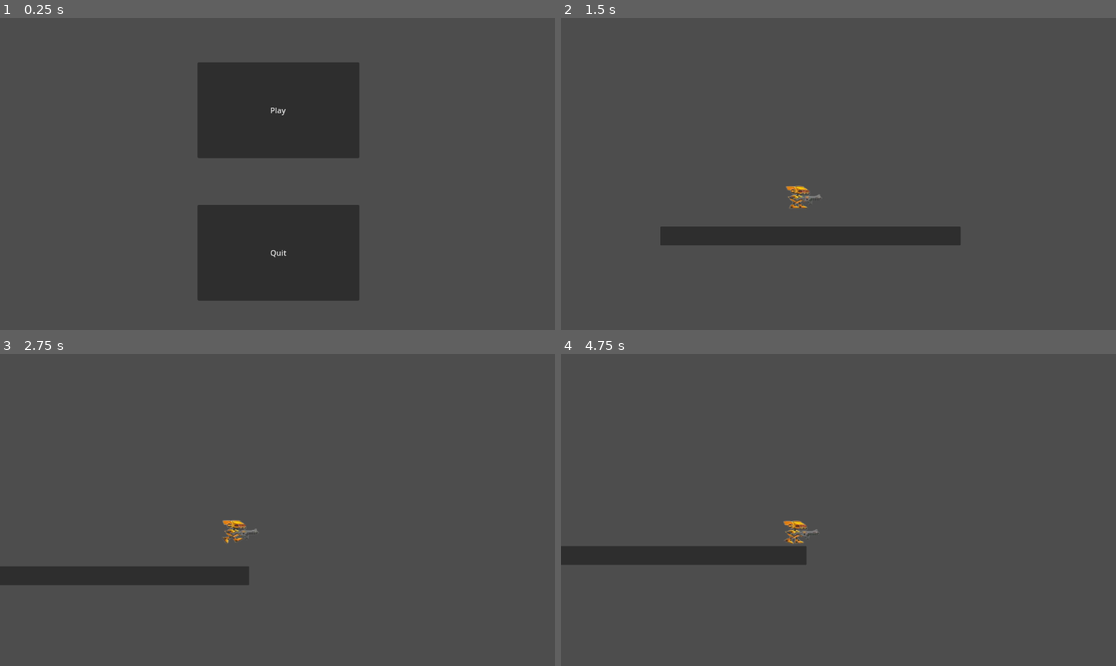
Above: before the commit, frames 1-4 (two rows, left to right).
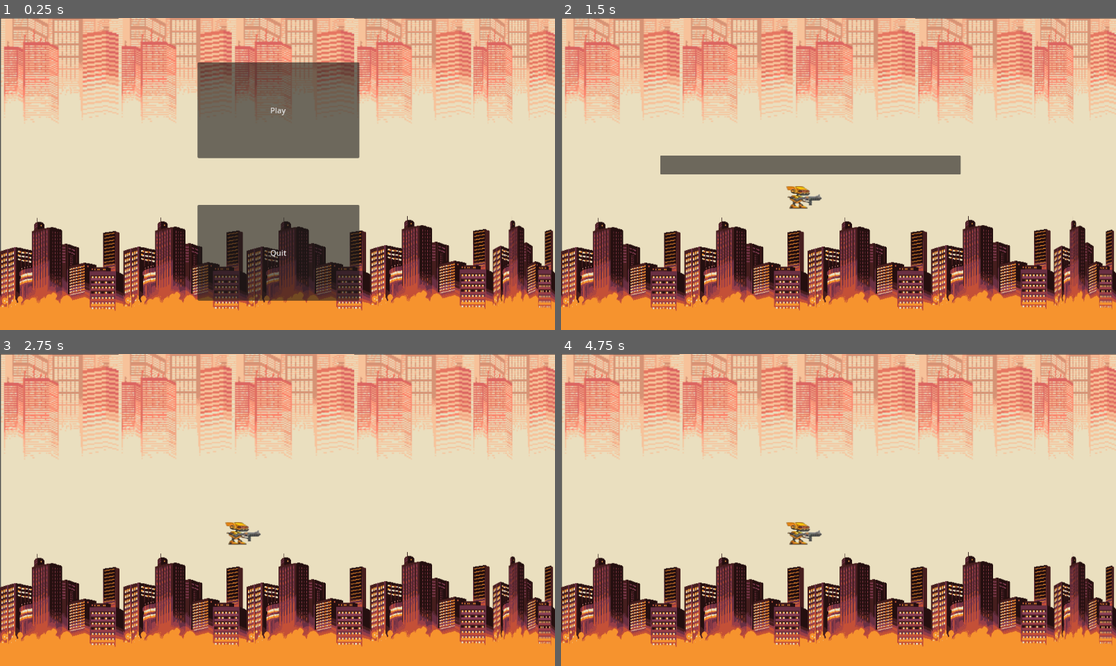
Above: after the commit, the same moments.

Repository: PatelSiddhManojkumar/Cybrog
Game: Godot game, scene res://main.tscn
The game is run twice, just before and just after one commit, with the same random seed, the same clock (stepped at 60 frames per second) and the same inputs.
Inputs:
- Up to frame 1 (0.25 s): no input
- Up to frame 2 (1.5 s): click "Play" at 0.5 s; tap Enter (ui_accept) at 1.25 s; hold Right (ui_right) from 1.28 s (still down)
- Up to frame 3 (2.75 s): keep holding Right (ui_right); tap Enter (ui_accept) at 1.52, 2.27 s
- Up to frame 4 (4.75 s): release Right (ui_right) at 2.78 s; hold Left (ui_left) 2.78-3.53 s; hold Right (ui_right) from 3.53 s (still down); tap Enter (ui_accept) at 3.77, 4.52 s

The runs differ from the first frame. In frame 1, 98% of the frame differs, in the area x 0-100%, y 0-100%; in frame 2, 99%; in frame 3, 100%; in frame 4, 100%.

Commit message:
pahele thi badhu banayu

Diff:
--- /dev/null
+++ b/BG.gd
@@ -0,0 +1,6 @@
+extends ParallaxBackground
+
+var scrolling_speed =100
+
+func _process(delta):
+	scroll_offset.x -= scrolling_speed*delta
--- /dev/null
+++ b/BG.tscn
@@ -0,0 +1,62 @@
+[gd_scene load_steps=4 format=3 uid="uid://re0hhfw05ivg"]
+
+[ext_resource type="Script" path="res://BG.gd" id="1_hk1x0"]
+[ext_resource type="Texture2D" uid="uid://djswusq1x1ltc" path="res://back.png" id="1_htn1d"]
+[ext_resource type="Texture2D" uid="uid://bchbc8e2nkpro" path="res://middle.png" id="2_7gy65"]
+
+[node name="BG" type="ParallaxBackground"]
+script = ExtResource("1_hk1x0")
+
+[node name="ParallaxLayer" type="ParallaxLayer" parent="."]
+
+[node name="Back" type="Sprite2D" parent="."]
+position = Vector2(124, 320)
+scale = Vector2(2.17857, 2.34743)
+texture = ExtResource("1_htn1d")
+
+[node name="Back2" type="Sprite2D" parent="."]
+position = Vector2(368, 319)
+scale = Vector2(2.17857, 2.34743)
+texture = ExtResource("1_htn1d")
+
+[node name="Back3" type="Sprite2D" parent="."]
+position = Vector2(608, 319)
+scale = Vector2(2.26786, 2.34743)
+texture = ExtResource("1_htn1d")
+
+[node name="Back4" type="Sprite2D" parent="."]
+position = Vector2(857, 320)
+scale = Vector2(2.17857, 2.34743)
+texture = ExtResource("1_htn1d")
+
+[node name="Back5" type="Sprite2D" parent="."]
+position = Vector2(1065, 320)
+scale = Vector2(1.55357, 2.34743)
+texture = ExtResource("1_htn1d")
+
+[node name="ParallaxLayer2" type="ParallaxLayer" parent="."]
+
+[node name="Middle" type="Sprite2D" parent="."]
+position = Vector2(128, 576)
+scale = Vector2(1, 1.19118)
+texture = ExtResource("2_7gy65")
+
+[node name="Middle2" type="Sprite2D" parent="."]
+position = Vector2(384, 575)
+scale = Vector2(1, 1.19118)
+texture = ExtResource("2_7gy65")
+
+[node name="Middle3" type="Sprite2D" parent="."]
+position = Vector2(640, 575)
+scale = Vector2(1, 1.19118)
+texture = ExtResource("2_7gy65")
+
+[node name="Middle4" type="Sprite2D" parent="."]
+position = Vector2(896, 572)
+scale = Vector2(1, 1.19118)
+texture = ExtResource("2_7gy65")
+
+[node name="Middle5" type="Sprite2D" parent="."]
+position = Vector2(1087.5, 573)
+scale = Vector2(0.503906, 1.19118)
+texture = ExtResource("2_7gy65")
--- a/main.tscn
+++ b/main.tscn
@@ -1,6 +1,7 @@
-[gd_scene load_steps=2 format=3 uid="uid://cvlkirvhjywbu"]
+[gd_scene load_steps=3 format=3 uid="uid://cvlkirvhjywbu"]
 
 [ext_resource type="Script" path="res://Main.gd" id="1_vqw2a"]
+[ext_resource type="PackedScene" uid="uid://re0hhfw05ivg" path="res://BG.tscn" id="2_0sr3x"]
 
 [node name="Main" type="Node2D"]
 script = ExtResource("1_vqw2a")
@@ -19,5 +20,7 @@
 offset_bottom = 587.0
 text = "Quit"
 
+[node name="BG" parent="." instance=ExtResource("2_0sr3x")]
+
 [connection signal="pressed" from="Play" to="." method="_on_play_pressed"]
 [connection signal="pressed" from="Quit" to="." method="_on_quit_pressed"]
--- a/player.tscn
+++ b/player.tscn
@@ -55,6 +55,91 @@
 "speed": 5.0
 }]
 
+[sub_resource type="Animation" id="Animation_1rlbu"]
+resource_name = "Death"
+
+[sub_resource type="Animation" id="Animation_mc60q"]
+resource_name = "Idle"
+tracks/0/type = "value"
+tracks/0/imported = false
+tracks/0/enabled = true
+tracks/0/path = NodePath("AnimatedSprite2D:animation")
+tracks/0/interp = 1
+tracks/0/loop_wrap = true
+tracks/0/keys = {
+"times": PackedFloat32Array(0),
+"transitions": PackedFloat32Array(1),
+"update": 1,
+"values": [&"Idle"]
+}
+tracks/1/type = "value"
+tracks/1/imported = false
+tracks/1/enabled = true
+tracks/1/path = NodePath("AnimatedSprite2D:frame")
+tracks/1/interp = 1
+tracks/1/loop_wrap = true
+tracks/1/keys = {
+"times": PackedFloat32Array(0, 0.1, 0.2, 0.3),
+"transitions": PackedFloat32Array(1, 1, 1, 1),
+"update": 1,
+"values": [0, 0, 0, 0]
+}
+
+[sub_resource type="Animation" id="Animation_lqf47"]
+resource_name = "Jump"
+
+[sub_resource type="Animation" id="Animation_vkiy6"]
+length = 0.001
+tracks/0/type = "value"
+tracks/0/imported = false
+tracks/0/enabled = true
+tracks/0/path = NodePath("AnimatedSprite2D:frame")
+tracks/0/interp = 1
+tracks/0/loop_wrap = true
+tracks/0/keys = {
+"times": PackedFloat32Array(0),
+"transitions": PackedFloat32Array(1),
+"update": 1,
+"values": [0]
+}
+
+[sub_resource type="Animation" id="Animation_t4p1l"]
+resource_name = "Run"
+loop_mode = 1
+tracks/0/type = "value"
+tracks/0/imported = false
+tracks/0/enabled = true
+tracks/0/path = NodePath("AnimatedSprite2D:animation")
+tracks/0/interp = 1
+tracks/0/loop_wrap = true
+tracks/0/keys = {
+"times": PackedFloat32Array(0.2),
+"transitions": PackedFloat32Array(1),
+"update": 1,
+"values": [&"Run"]
+}
+tracks/1/type = "value"
+tracks/1/imported = false
+tracks/1/enabled = true
+tracks/1/path = NodePath("AnimatedSprite2D:frame")
+tracks/1/interp = 1
+tracks/1/loop_wrap = true
+tracks/1/keys = {
+"times": PackedFloat32Array(0.2, 0.3, 0.4),
+"transitions": PackedFloat32Array(1, 1, 1),
+"update": 1,
+"values": [0, 1, 3]
+}
+
+[sub_resource type="AnimationLibrary" id="AnimationLibrary_gcf72"]
+_data = {
+"Death": SubResource("Animation_1rlbu"),
+"Idle": SubResource("Animation_mc60q"),
+"Jump": SubResource("Animation_lqf47"),
+"RESET": SubResource("Animation_vkiy6"),
+"Run": SubResource("Animation_t4p1l")
+}
+
 [node name="Player" type="CharacterBody2D"]
 scale = Vector2(0.793576, 0.311193)
 script = ExtResource("1_x5tr7")
@@ -74,3 +159,10 @@
 scale = Vector2(-5.54318, 0.418258)
 offset = Vector2(400, 0)
 zoom = Vector2(0.5, 0.5)
+
+[node name="AnimationPlayer" type="AnimationPlayer" parent="."]
+libraries = {
+"": SubResource("AnimationLibrary_gcf72")
+}
+
+[node name="AnimationTree" type="AnimationTree" parent="."]
--- a/world.tscn
+++ b/world.tscn
@@ -1,31 +1,12 @@
-[gd_scene load_steps=4 format=3 uid="uid://ca2p76hh2uexr"]
+[gd_scene load_steps=3 format=3 uid="uid://ca2p76hh2uexr"]
 
 [ext_resource type="PackedScene" uid="uid://btoutgp5mu3sq" path="res://player.tscn" id="1_xqx4i"]
-
-[sub_resource type="RectangleShape2D" id="RectangleShape2D_846lb"]
-size = Vector2(1147.5, 190.75)
-
-[sub_resource type="RectangleShape2D" id="RectangleShape2D_63wwp"]
-size = Vector2(220, 523.375)
+[ext_resource type="PackedScene" uid="uid://re0hhfw05ivg" path="res://BG.tscn" id="2_d8kr7"]
 
 [node name="World" type="Node2D"]
 
 [node name="Player" parent="." instance=ExtResource("1_xqx4i")]
 position = Vector2(148, 121)
-
-[node name="StaticBody2D" type="StaticBody2D" parent="."]
-
-[node name="CollisionShape2D" type="CollisionShape2D" parent="StaticBody2D"]
-position = Vector2(576.25, 555.375)
-shape = SubResource("RectangleShape2D_846lb")
-
-[node name="CollisionShape2D2" type="CollisionShape2D" parent="StaticBody2D"]
-position = Vector2(-117, 265)
-shape = SubResource("RectangleShape2D_63wwp")
-
-[node name="CollisionShape2D3" type="CollisionShape2D" parent="StaticBody2D"]
-position = Vector2(1269, 260)
-shape = SubResource("RectangleShape2D_63wwp")
 
 [node name="Panel" type="Panel" parent="."]
 offset_left = -92.0
@@ -33,3 +14,9 @@
 offset_right = 1155.0
 offset_bottom = 539.0
 scale = Vector2(1, 1.04)
+
+[node name="BG" parent="." instance=ExtResource("2_d8kr7")]
+
+[node name="TileMap" type="TileMap" parent="."]
+scale = Vector2(1, 0.968274)
+format = 2
Binary file added: back-buildings.png
Not shown, added: back-buildings.png.import
Binary file added: back.png
Not shown, added: back.png.import
Binary file added: bgmain.png
Not shown, added: bgmain.png.import
Binary file added: far-buildings.png
Not shown, added: far-buildings.png.import
Binary file added: foreground.png
Not shown, added: foreground.png.import
Binary file added: middle.png
Not shown, added: middle.png.import
(and 1 more such lines)
